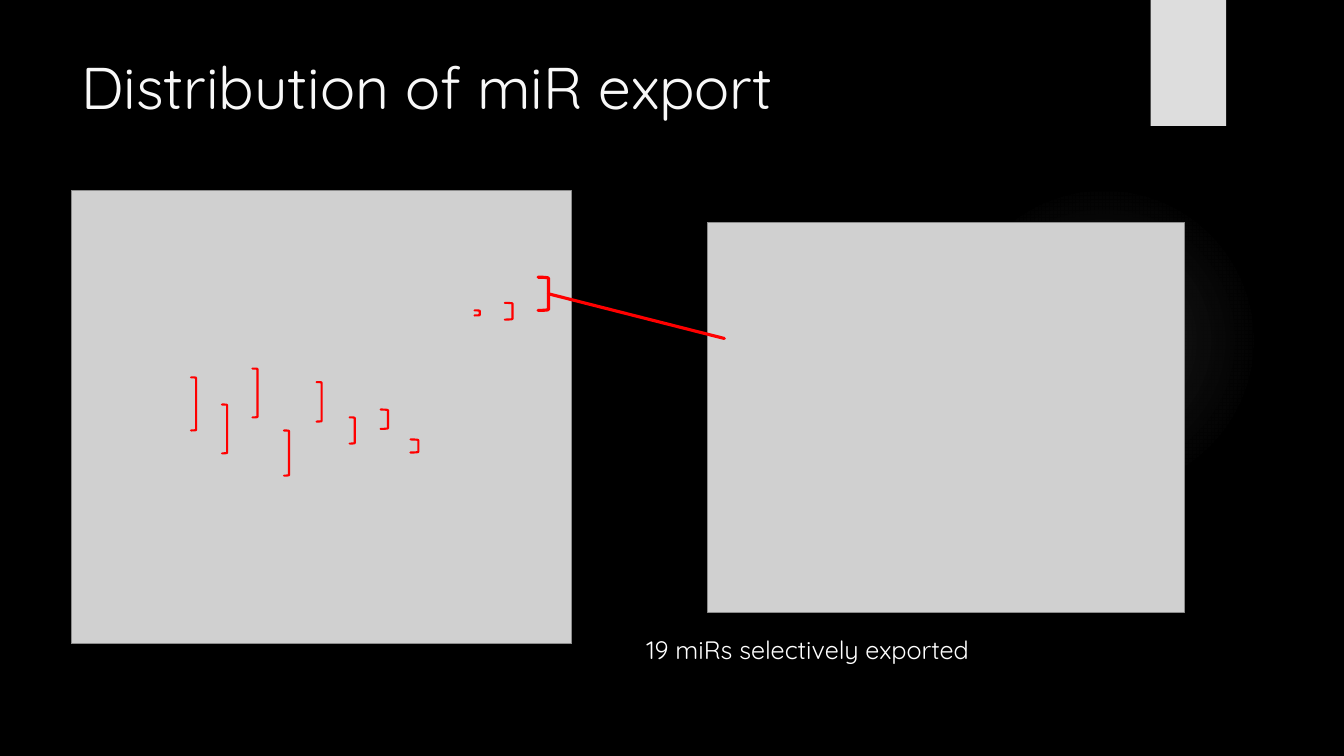
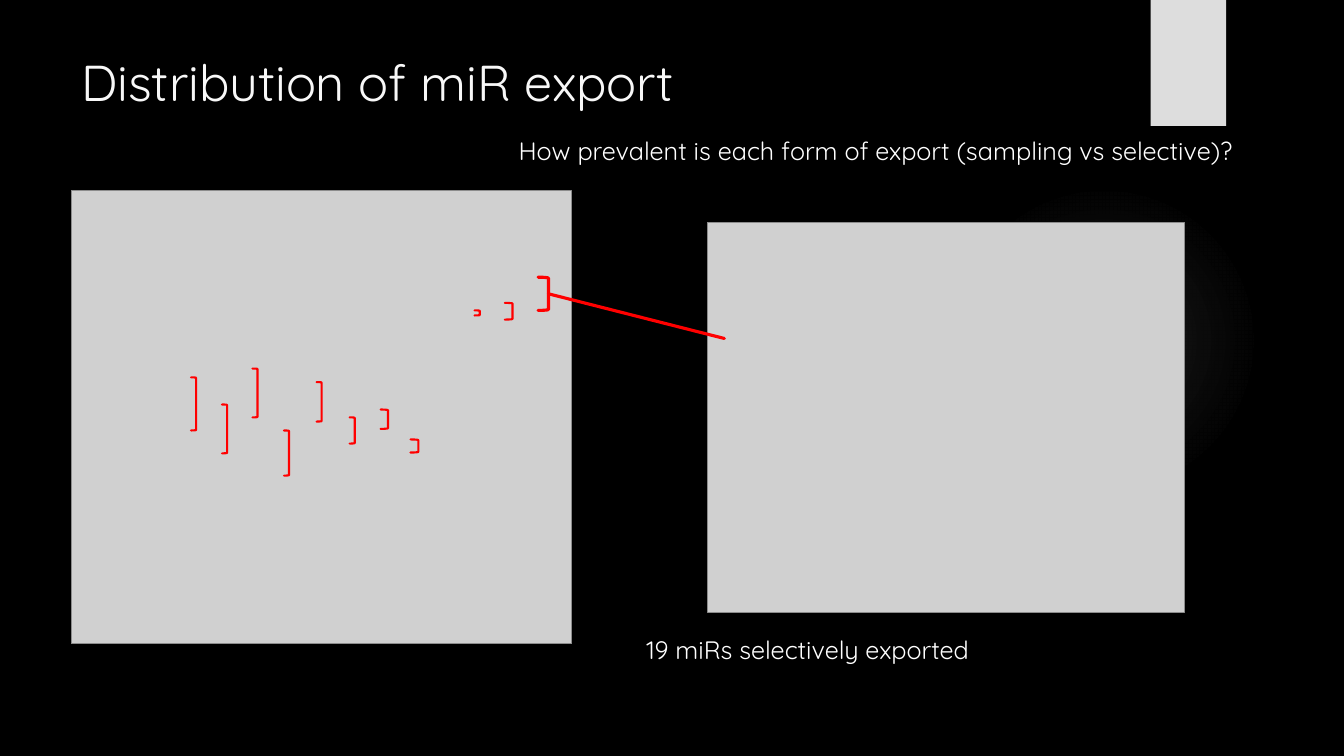
Before and after one commit to HarleyRobinson/Honours2, a slide deck: slide 12 of BackgroundInfo/CollCompBiol.pptx. Drawn at 1344x756 pixels with LibreOffice and Linux fonts; fonts in the diff are those of the drawing; grey boxes stand for pictures; background and template pictures are left out. Boxes give left, top, right and bottom in pixels: in the first picture for what was removed or moved away, otherwise in the second. Text is boxed around its words. In the diff, an @@ line names an element or a change of style, - is before the commit and + after.

```diff
--- a/BackgroundInfo/CollCompBiol.pptx
+++ b/BackgroundInfo/CollCompBiol.pptx
@@ title "Distribution of miR export" at [81,63,674,111]: size 42 to 36 pt @@
@@ text added at [519,141,1232,165], 18 pt, text #FFFFFF @@
+How prevalent is each form of export (sampling vs selective)?
```
Also in this commit, not shown: 6 other slides changed, 1 slide added, 1 slide removed, 2 other files.
